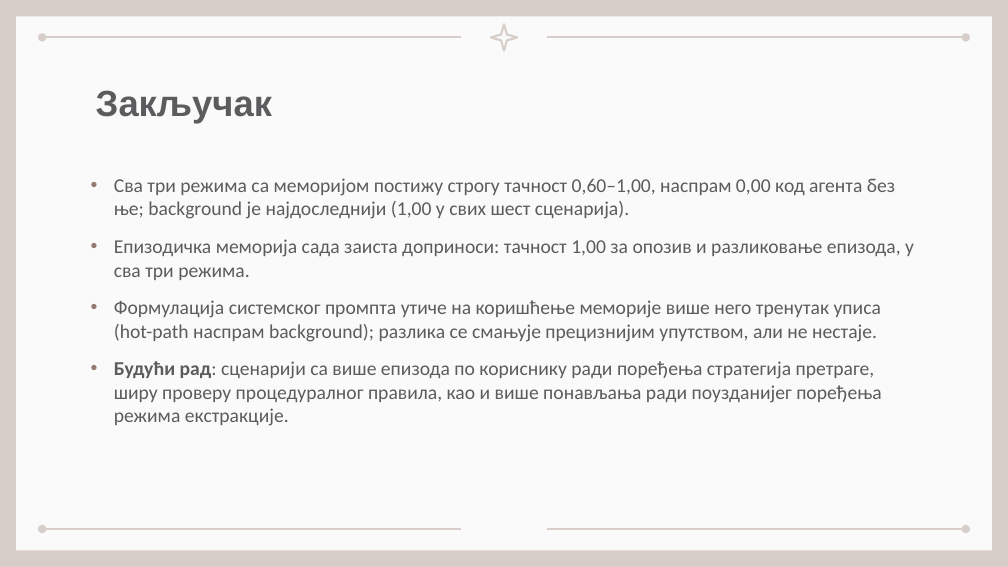
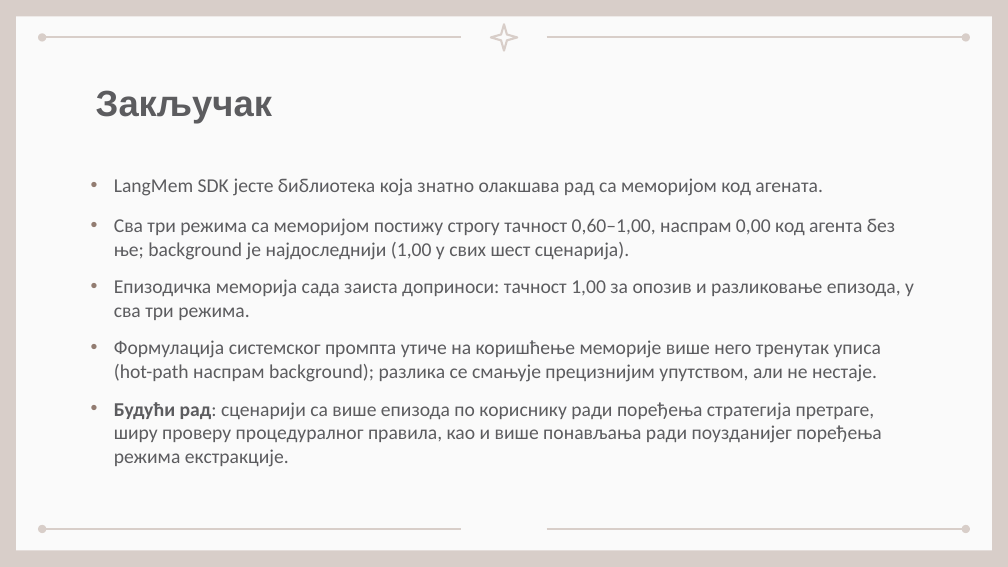
Before and after one commit to malinica/Master, a slide deck: slide 24 of Prezentacija.pptx. Drawn at 1008x567 pixels with LibreOffice and Linux fonts; fonts in the diff are those of the drawing. Boxes give left, top, right and bottom in pixels: in the first picture for what was removed or moved away, otherwise in the second. Text is boxed around its words. In the diff, an @@ line names an element or a change of style, - is before the commit and + after.

```diff
--- a/Prezentacija.pptx
+++ b/Prezentacija.pptx
@@ text at <box>114,178,823,196</box>: paragraph added @@
+• LangMem SDK јесте библиотека која знатно олакшава рад са меморијом код агената.
@@ text at <box>114,218,895,260</box>: more space between paragraphs @@
```
Also in this commit, not shown: 1 other slide changed.
